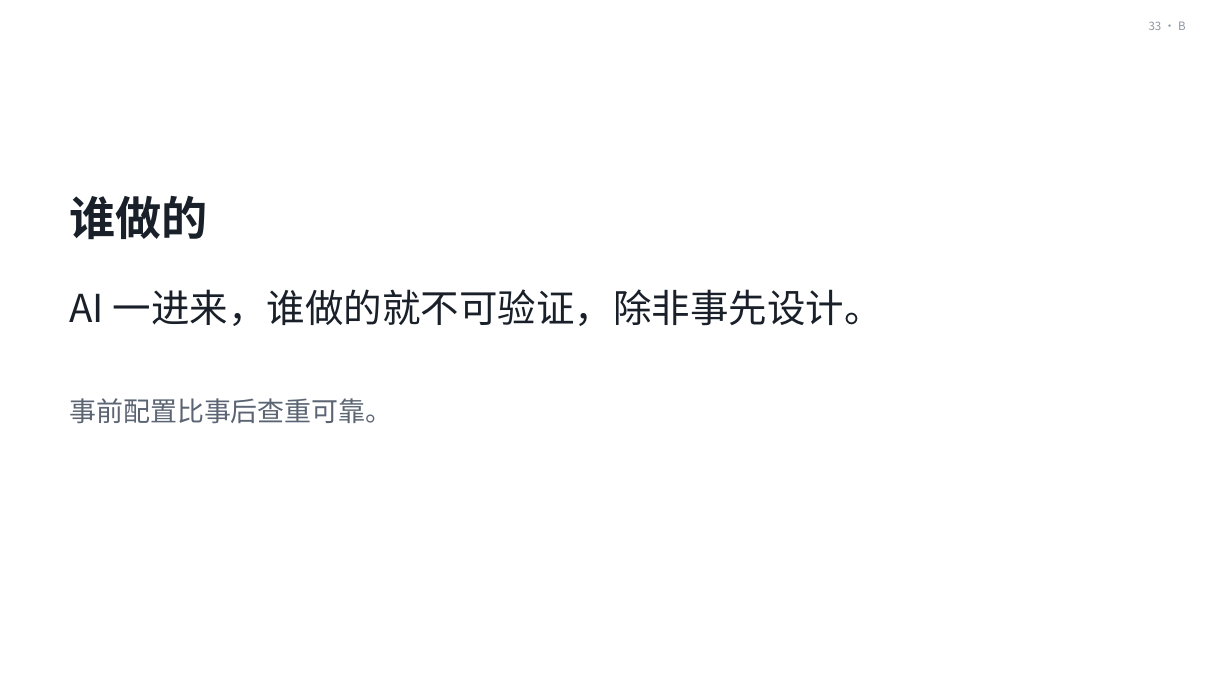
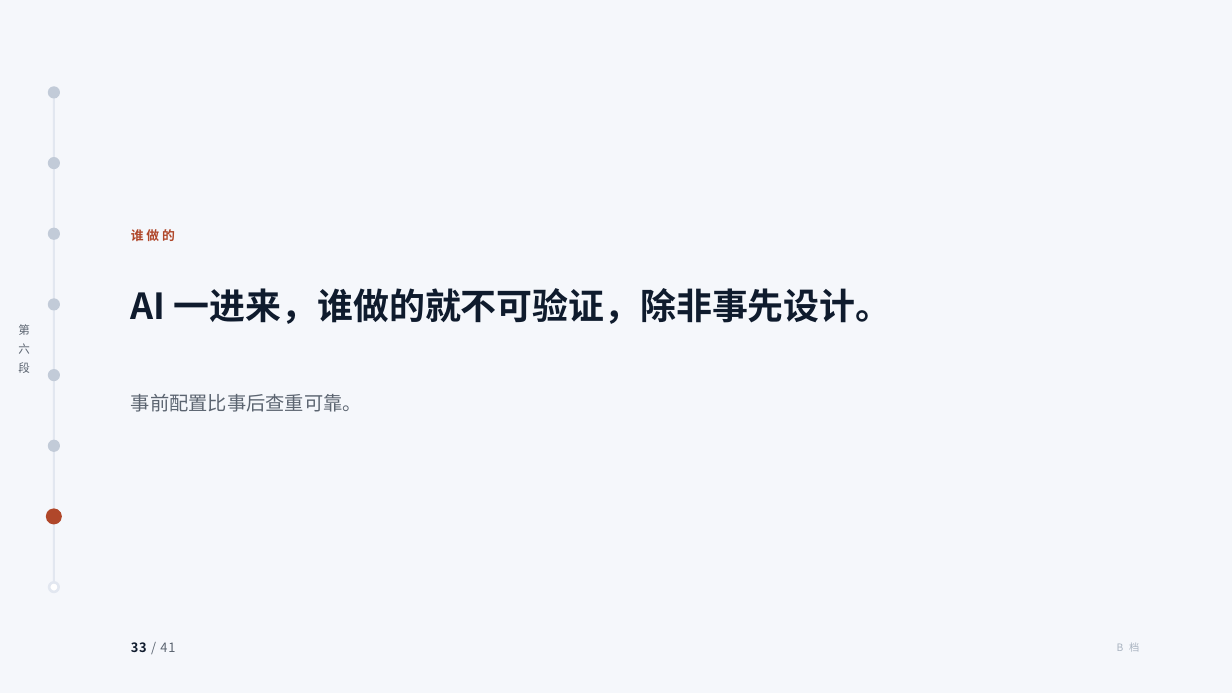
Before and after one commit to tonyxinvip/slides, a slide deck: slide 33 of comprehensive-practice-ai/做中学与综合实践活动.pptx. Drawn at 1232x693 pixels with LibreOffice and Linux fonts; fonts in the diff are those of the drawing. Boxes give left, top, right and bottom in pixels: in the first picture for what was removed or moved away, otherwise in the second. Text is boxed around its words. In the diff, an @@ line names an element or a change of style, - is before the commit and + after.

```diff
--- a/comprehensive-practice-ai/做中学与综合实践活动.pptx
+++ b/comprehensive-practice-ai/做中学与综合实践活动.pptx
@@ background #FFFFFF to #F5F7FB @@
@@ text removed at bbox=[1149, 21, 1186, 30] @@
-33 · B
@@ ellipse added at bbox=[49, 88, 58, 97], fill #C2CBD8, outline #C2CBD8 2 pt @@
@@ line added from (54, 92) to (54, 587), #E2E7F0 1.5 pt @@
@@ ellipse added at bbox=[49, 158, 58, 167], fill #C2CBD8, outline #C2CBD8 2 pt @@
@@ ellipse added at bbox=[49, 229, 58, 238], fill #C2CBD8, outline #C2CBD8 2 pt @@
@@ text "谁做的": place and size @@
-text "谁做的" at bbox=[69, 195, 208, 240]
+text "谁做的" at bbox=[131, 229, 175, 241]
@@ text "谁做的" at bbox=[131, 229, 175, 241]: size 36 to 10 pt, text colour #1A2029 to #B0472A, letter spacing 0 to 2.2 pt @@
@@ text "AI 一进来，谁做的就不可验证，除非事先设计。": place and size @@
-text "AI 一进来，谁做的就不可验证，除非事先设计。" at bbox=[69, 289, 883, 326]
+text "AI 一进来，谁做的就不可验证，除非事先设计。" at bbox=[131, 288, 892, 324]
@@ text "AI 一进来，谁做的就不可验证，除非事先设计。" at bbox=[131, 288, 892, 324]: size 30 to 28 pt, text colour #1A2029 to #0F1B2D, bold on @@
@@ ellipse added at bbox=[49, 299, 58, 309], fill #C2CBD8, outline #C2CBD8 2 pt @@
@@ text added at bbox=[18, 324, 30, 373], 9 pt, text #5B6470 @@
+第
+六
+段
@@ ellipse added at bbox=[49, 371, 58, 380], fill #C2CBD8, outline #C2CBD8 2 pt @@
@@ text "事前配置比事后查重可靠。": place and size @@
-text "事前配置比事后查重可靠。" at bbox=[69, 398, 392, 423]
+text "事前配置比事后查重可靠。" at bbox=[131, 394, 362, 412]
@@ text "事前配置比事后查重可靠。" at bbox=[131, 394, 362, 412]: size 21 to 15 pt, text colour #5A6472 to #5B6470 @@
@@ ellipse added at bbox=[49, 441, 58, 450], fill #C2CBD8, outline #C2CBD8 2 pt @@
@@ ellipse added at bbox=[47, 510, 61, 524], fill #B0472A, outline #B0472A 2 pt @@
@@ ellipse added at bbox=[49, 582, 58, 592], fill #FFFFFF, outline #E2E7F0 2 pt @@
@@ text added at bbox=[131, 642, 175, 652], 10 pt, text #5B6470 @@
+33 / 41
@@ text added at bbox=[1117, 643, 1139, 652], 8 pt, text #A9B3C0 @@
+B 档
```
Also in this commit, not shown: 38 other slides changed, 2 slides added, 2 slides removed, 16 other files.
